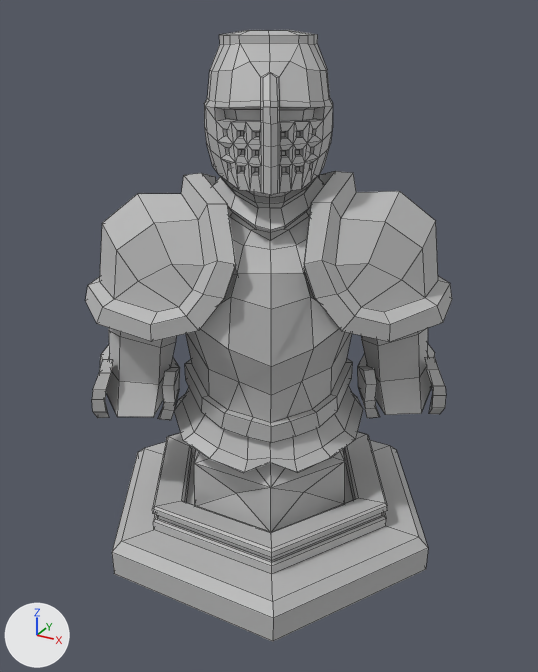
What one commit did to the FBX model The Hollow Shield/Assets/Meshes/armyTile_Medieval.fbx.
Rendered twice from a 50 mm camera at (0.0182, -0.0331, 0.0287) aimed at (0.0003, -0.0006, 0.0124). Arrows for +X, +Y and +Z are at lower left; the lights stay in place. Mesh edges are drawn as thin lines. Where no turn or scale is listed for an object, it has been applied to the vertices. Vertices at the same position are counted once.

Names of what the first picture shows: 'armyTile_Medieval'.
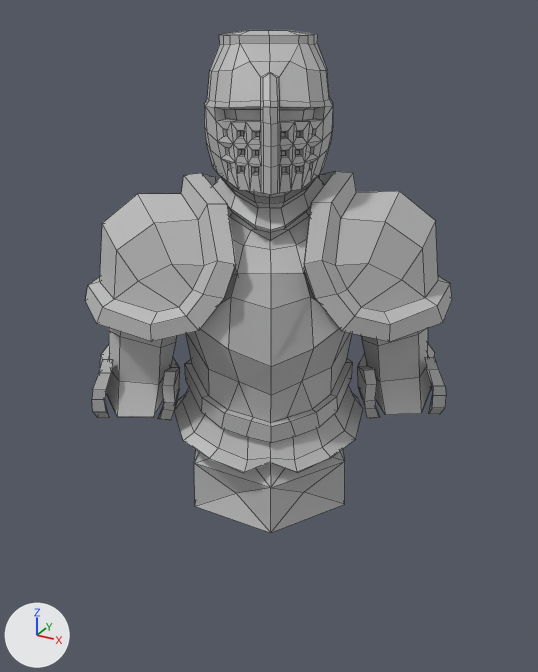
Pixel boxes [x1, y1, x2, y2] of what changed, in the pictures (538 x 672 px):
'armyTile_Medieval', reshaped (18% shorter): before [86, 30, 452, 641]; after [86, 30, 452, 533]
part 1 of me_mesh, deleted: before [112, 432, 428, 641]

Diff of the bpy script that builds the scene:
```diff
--- a/The Hollow Shield/Assets/Meshes/armyTile_Medieval.fbx.py
+++ b/The Hollow Shield/Assets/Meshes/armyTile_Medieval.fbx.py
@@ me_mesh @@
 me_mesh.from_pydata(...)  # 1013 vertices, 983 faces; spans x -0.01..0.01, y -0.0087..0.0087, z 0.0..0.0277
 # used by ob_armytile_medieval; location = (0.0, 0.0, 0.0)
+# me_mesh part 1: the loose piece of 85 vertices spanning x -0.01..0.01, y -0.0087..0.0087, z 0.0..0.0035 is deleted
 me_mesh.materials.append(mat_mat_vertexcol)
```
